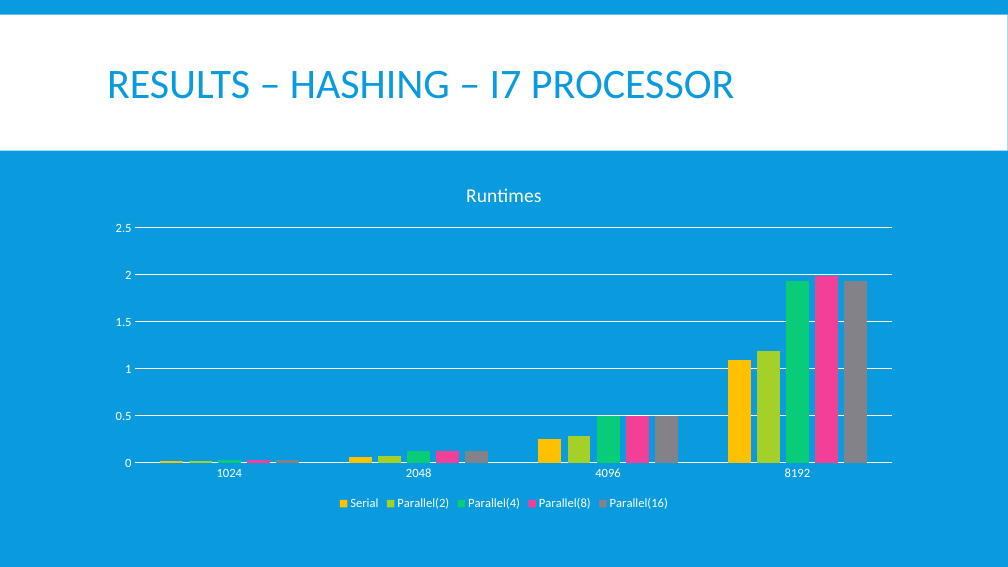
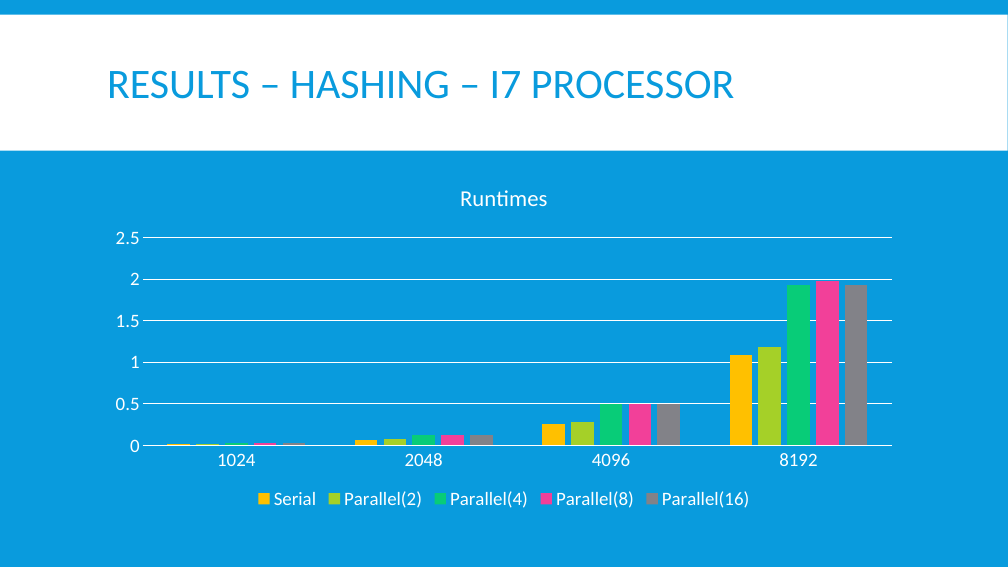
Before and after one commit to euwen/perceptual-image-hash, a slide deck: slide 8 of results/presentation_draft.pptx. Drawn at 1008x567 pixels with LibreOffice and Linux fonts; fonts in the diff are those of the drawing. Boxes give left, top, right and bottom in pixels: in the first picture for what was removed or moved away, otherwise in the second. Text is boxed around its words. In the diff, an @@ line names an element or a change of style, - is before the commit and + after.

```diff
--- a/results/presentation_draft.pptx
+++ b/results/presentation_draft.pptx
@@ column chart at <box>100,166,909,514</box> @@
@@ legend changed @@
@@ category axis changed @@
@@ value axis changed @@
@@ lettering changed @@
```
Also in this commit, not shown: 5 other slides changed.
